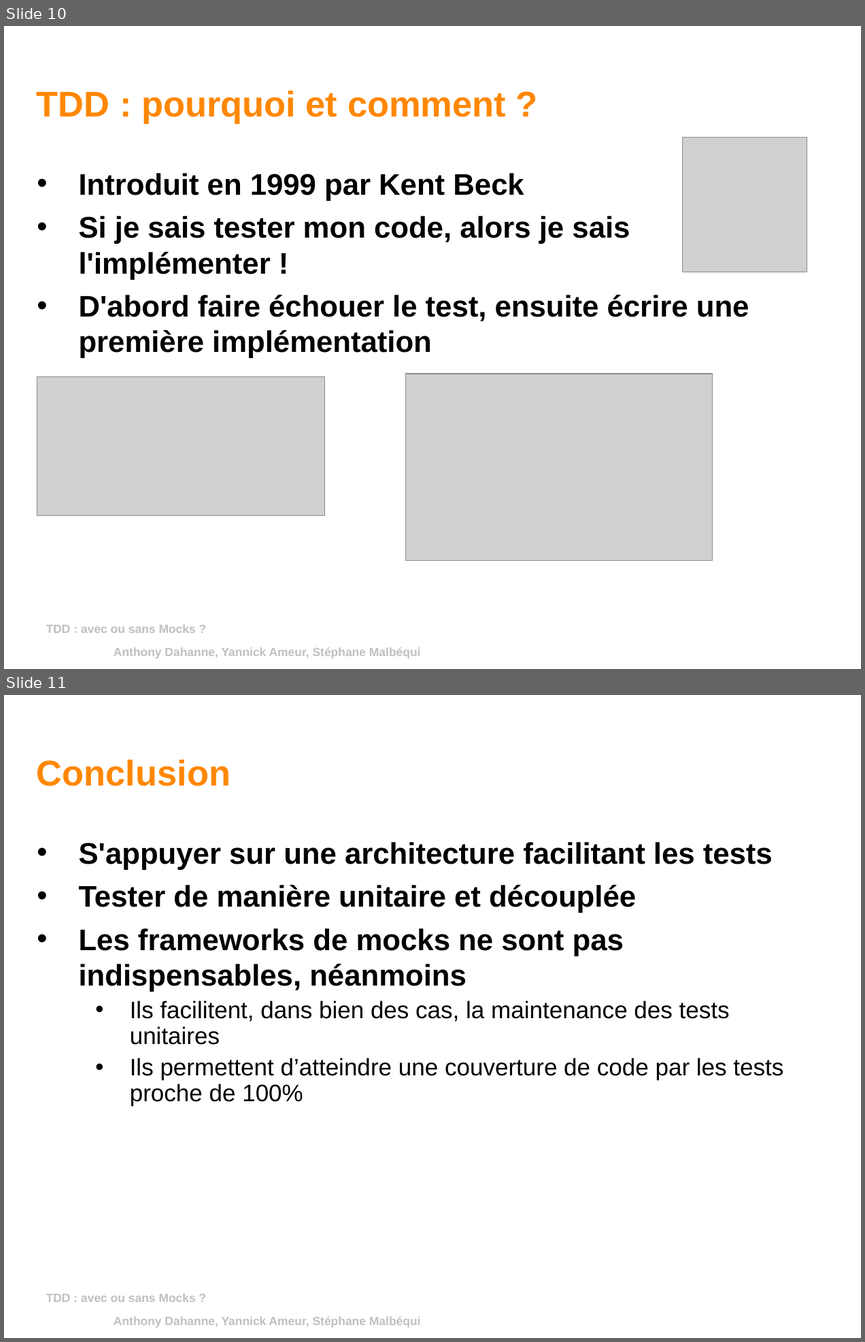
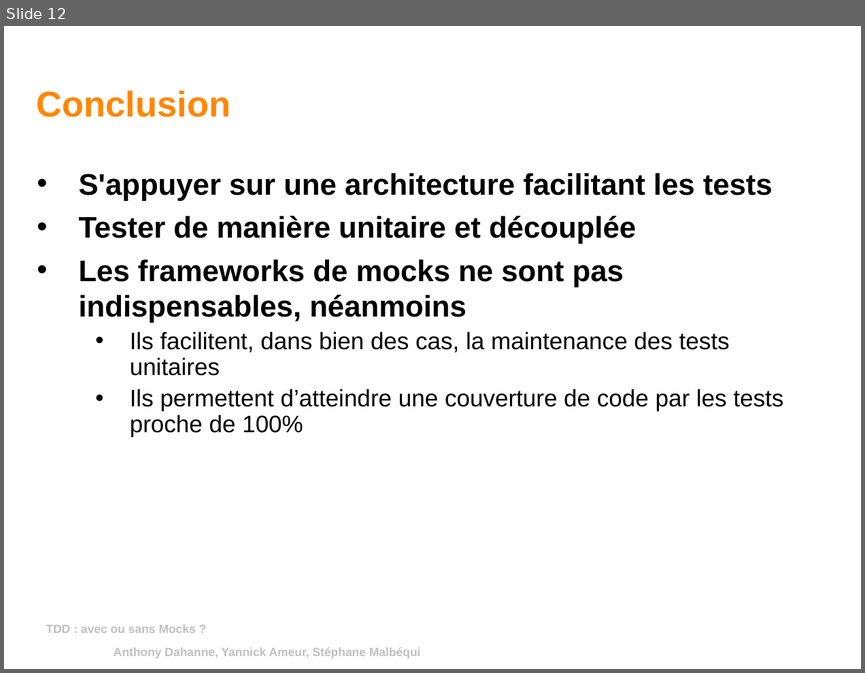
Before and after one commit to yannickameur/tddavecousansmock, a slide deck: tddavecousansmock/tdd_avec_ou_sans_mock.odp. Shown one above the other, each under a label of ours: slides 10 and 11 before the commit, slide 12 after it. The pictures are 865x1342 and 865x673 pixels, drawn with LibreOffice and Linux fonts; fonts in the diff are those of the drawing; grey boxes stand for pictures; background and template pictures are left out. Boxes give left, top, right and bottom in pixels: in the first picture for what was removed or moved away, otherwise in the second. Text is boxed around its words. In the diff, an @@ line names an element or a change of style, - is before the commit and + after.

Commit message:
ajout de slides sur "sans mock"

```diff
--- a/tddavecousansmock/tdd_avec_ou_sans_mock.odp
+++ b/tddavecousansmock/tdd_avec_ou_sans_mock.odp
@@ slide 10 removed at (4,26,861,669), background #FFFFFF; not listed: 1 template element that a slide beside it also shows @@
@@ title removed at (37,91,506,124) @@
-TDD : pourquoi et comment ?
@@ picture removed at (683,138,807,272) @@
@@ text removed at (79,173,749,358) @@
-• Introduit en 1999 par Kent Beck
-• Si je sais tester mon code, alors je sais l'implémenter !
-• D'abord faire échouer le test, ensuite écrire une première implémentation
@@ picture removed at (37,376,324,515) @@
@@ picture removed at (405,374,712,560) @@
@@ text removed at (46,624,196,633) @@
-TDD : avec ou sans Mocks ?
@@ page number removed at (442,633,679,667) @@
-10
@@ what was slide 11 is now slide 12 @@
```
Also in this commit, not shown: 5 slides changed, 2 slides added.
